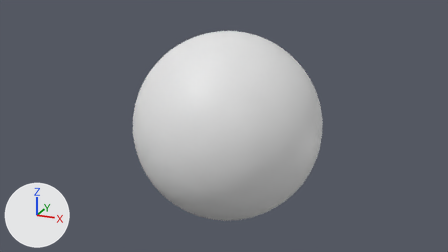
An edit to the Blender file BowlingBall.blend, drawn before and after from the same camera.
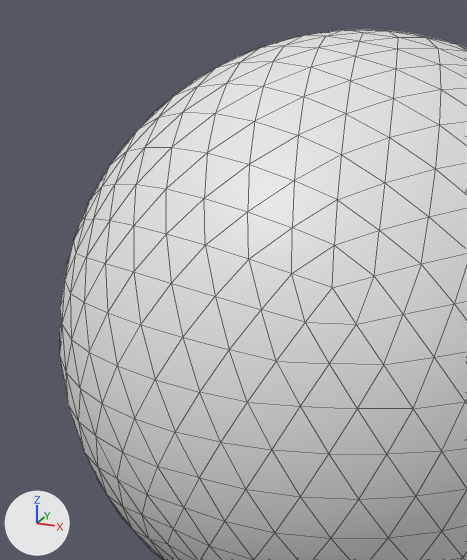
Each version is shown from the file's camera 'Camera', then close up on the part from 25% to 58% of the width and 9% to 78% of the height. Every picture has the same lights, and +X, +Y and +Z are marked at lower left. The close-ups show mesh edges as thin lines. Materials are left out; every surface is plain grey.
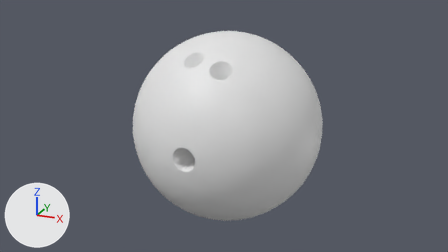
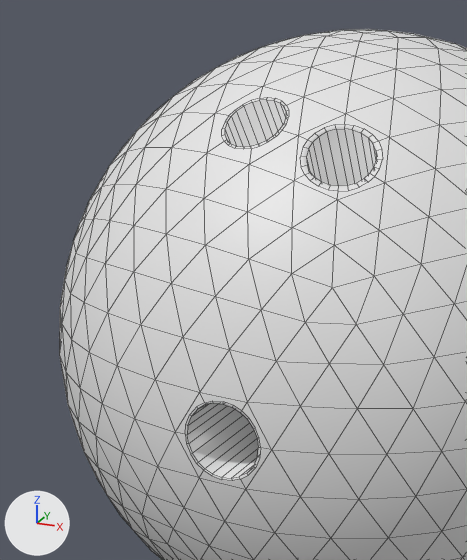
Commit message: Put holes in bowling ball.

Pixel boxes (x1, y1, x2, y2) of what changed, in the close-ups (467 x 560 px):
part 1 of me_icosphere_002, built on
    both: (176, 86, 389, 489)

The change, as a list of edits to the scene's bpy script:
```text
Change me_icosphere_002:
    used by ob_icosphere; location = (0.0, 0.0, 0.0); scale = (10.8, 10.8, 10.8)
    remove me_icosphere_002.from_pydata(...)  # 642 vertices, 1280 faces; spans x -1.0..1.0, y -1.0..1.0, z -1.0..1.0
    add me_icosphere_002.from_pydata(...)  # 858 vertices, 1442 faces; spans x -1.0..1.0, y -0.99..1.0, z -1.0..1.0
    me_icosphere_002 part 1
    3 vertices are removed from x -0.1..0.2, y -1.0..-0.56, z 0.0..0.82
    18 faces are deleted
    195 vertices are added at x -0.2..0.31, y -0.99..-0.05, z -0.12..0.87
    7 new vertices lie (0.01, 0.71, 0.0) away from vertices in x -0.11..0.11, y -0.99, z -0.08..0.09
    17 new vertices lie (0.11, -0.49, 0.64) away from vertices in x 0.0..0.17, y -0.2..-0.05, z 0.05..0.18
    180 new faces join them
```
